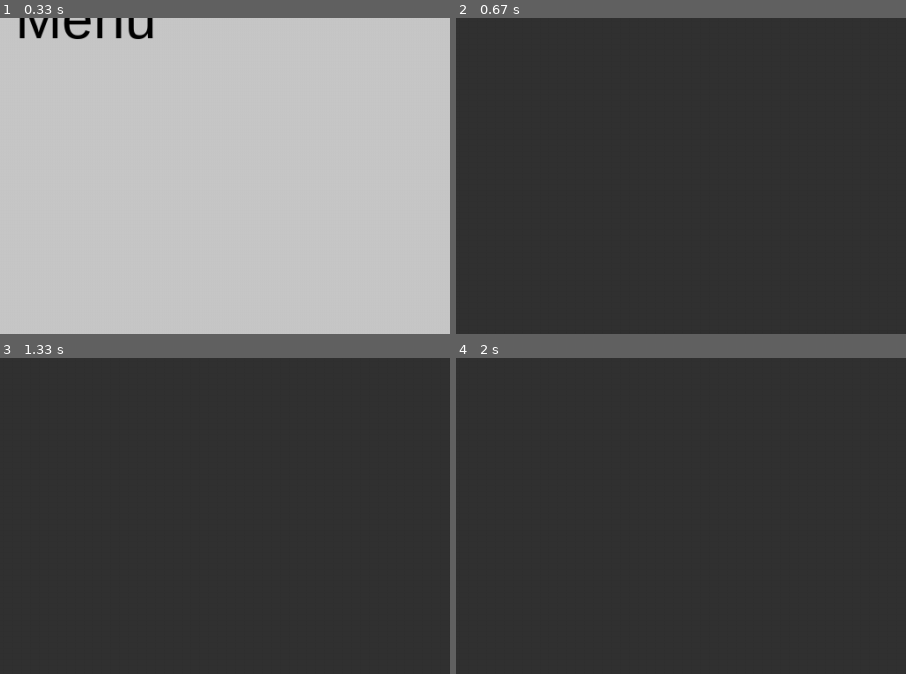
Above: before the commit, frames 1-4 (two rows, left to right).
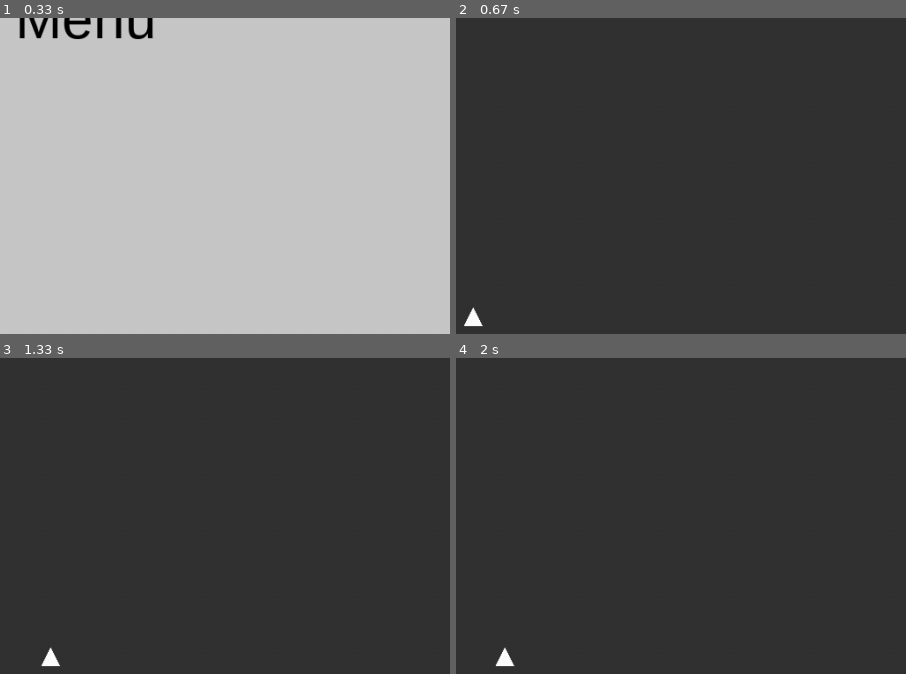
Above: after the commit, the same moments.

Repository: Tyler-Yates/pygame-template
Game: pygame game, started from mygame/main.py
Two runs of this game, one before a commit and one after it. Both use one fixed random seed, a clock stepped at 60 frames per second and the inputs below.
Inputs:
- Up to frame 1 (0.33 s): no input
- Up to frame 2 (0.67 s): tap Enter at 0.33 s
- Up to frame 3 (1.33 s): hold Right 0.67-1.13 s; hold Right from 1.17 s (still down)
- Up to frame 4 (2 s): release Right at 1.63 s; hold Left from 1.67 s (still down)
The pictures show only the part of the screen within x 48-98%, y 50-100%; the shares and areas given below are measured in that part.

Frame 1 is identical in both runs. In frame 2, 0.1% of the frame differs, in the area x 1-6%, y 91-98%; in frame 3, 0.1%; in frame 4, 0.1%, in the area x 8-14%, y 91-98%.

Commit message:
Player basics

Diff:
--- a/mygame/controllers/director.py
+++ b/mygame/controllers/director.py
@@ -30,7 +30,7 @@
 
         scene = self.scene_state.active_scene
         while not self.quit_flag:
-            self.clock.tick(self.fps)
+            time_delta = self.clock.tick(self.fps)
 
             # Exit events
             events = []
@@ -42,7 +42,7 @@
 
             # Scene executions
             scene.process_input(events)
-            scene.update()
+            scene.update(time_delta)
             scene.render(self.screen)
 
             # We do not want to change scenes mid-frame so wait until the end of the frame to change scenes
--- a/mygame/interfaces/scene.py
+++ b/mygame/interfaces/scene.py
@@ -1,3 +1,4 @@
+# Avoid cyclic imports since we only want these for type checking
 from typing import TYPE_CHECKING
 if TYPE_CHECKING:
     from mygame.state.game_state import GameState
@@ -18,7 +19,7 @@
     def process_input(self, events):
         raise NotImplementedError("Subclass must implement.")
 
-    def update(self):
+    def update(self, time_delta: int):
         raise NotImplementedError("Subclass must implement.")
 
     def render(self, screen):
--- a/mygame/main.py
+++ b/mygame/main.py
@@ -13,6 +13,10 @@
 def main():
     game_state = GameState()
     scene_state = SceneState()
+
+    # Start the player at the center of the screen
+    game_state.player.pos_x = GAME_WIDTH_PX / 2
+
     main_menu_scene = MainMenuScene(game_state=game_state, scene_state=scene_state)
 
     scene_state.change_scene(main_menu_scene)
--- a/mygame/scenes/game_scene.py
+++ b/mygame/scenes/game_scene.py
@@ -1,5 +1,6 @@
 from typing import List
 
+import pygame
 from pygame import Surface
 from pygame.event import Event
 
@@ -21,10 +22,10 @@
         super().__init__(game_state, scene_state)
 
     def process_input(self, events: List[Event]):
-        pass
+        self.game_state.player.handle_events(events)
 
-    def update(self):
-        pass
+    def update(self, time_delta: int):
+        self.game_state.player.update(time_delta)
 
     def render(self, screen: Surface):
         screen.fill(BACKGROUND_COLOR)
@@ -32,3 +33,6 @@
         # Score in upper-left
         score_text = SCORE_TEXT_PREFIX + str(self.game_state.score)
         BASIC_FONT.render_to(screen, (5, 5), score_text, 'white', size=SCORE_TEXT_SIZE)
+
+        # Player
+        self.game_state.player.draw_player(screen)
--- a/mygame/scenes/main_menu_scene.py
+++ b/mygame/scenes/main_menu_scene.py
@@ -29,7 +29,7 @@
                 if event.key == pygame.K_RETURN:
                     self.scene_state.change_scene(GameScene(self.game_state, self.scene_state))
 
-    def update(self):
+    def update(self, time_delta: int):
         pass
 
     def render(self, screen: Surface):
--- a/mygame/state/game_state.py
+++ b/mygame/state/game_state.py
@@ -1,11 +1,15 @@
 from dataclasses import dataclass
+
+from mygame.state.player_state import PlayerState
 
 
 @dataclass
 class GameState:
     """
-    Class meant to hold all state that should be saved.
+    Class meant to hold the entire game state.
     """
 
     level: int = 1
     score: int = 0
+
+    player: PlayerState = PlayerState()
--- /dev/null
+++ b/mygame/state/player_state.py
@@ -0,0 +1,42 @@
+from typing import List
+
+import pygame
+from pygame import Surface
+from pygame.event import Event
+
+PLAYER_SIZE = 20
+PLAYER_OFFSET_FROM_BOTTOM = 10
+
+
+class PlayerState:
+    pos_x: float = 0
+
+    moving_left: bool = False
+    moving_right: bool = False
+
+    def handle_events(self, events: List[Event]):
+        for event in events:
+            if event.type == pygame.KEYUP:
+                if event.key == pygame.K_LEFT:
+                    self.moving_left = False
+                elif event.key == pygame.K_RIGHT:
+                    self.moving_right = False
+
+            if event.type == pygame.KEYDOWN:
+                if event.key == pygame.K_LEFT:
+                    self.moving_left = True
+                elif event.key == pygame.K_RIGHT:
+                    self.moving_right = True
+
+    def update(self, time_delta: int):
+        if self.moving_left:
+            self.pos_x -= 1
+        if self.moving_right:
+            self.pos_x += 1
+
+    def draw_player(self, screen: Surface):
+        pos_y = screen.get_height() - PLAYER_OFFSET_FROM_BOTTOM - PLAYER_SIZE
+        point1 = [self.pos_x - (PLAYER_SIZE / 2), pos_y + PLAYER_SIZE]
+        point2 = [self.pos_x, pos_y]
+        point3 = [self.pos_x + (PLAYER_SIZE / 2), pos_y + PLAYER_SIZE]
+        pygame.draw.polygon(screen, 'white', [point1, point2, point3], 0)
